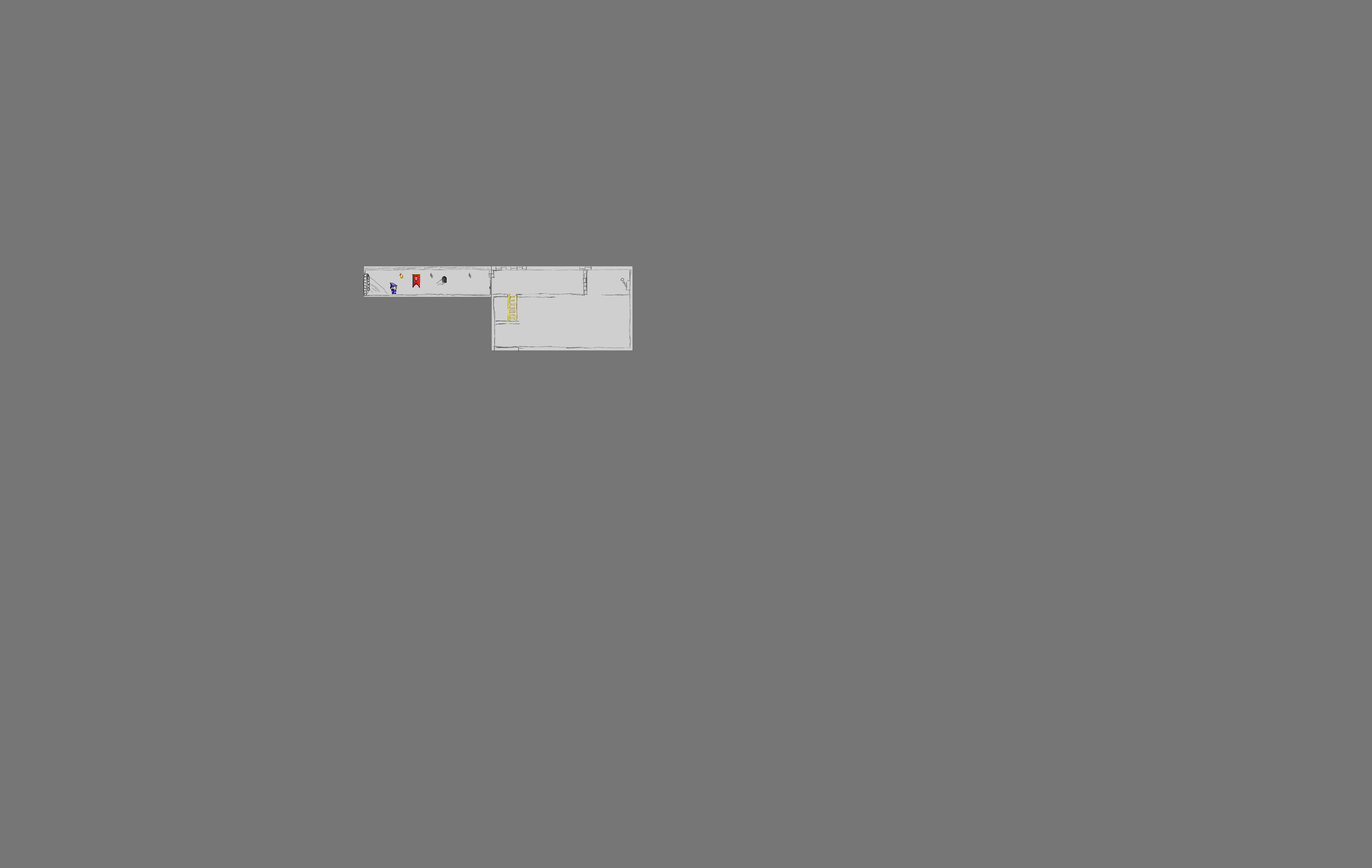
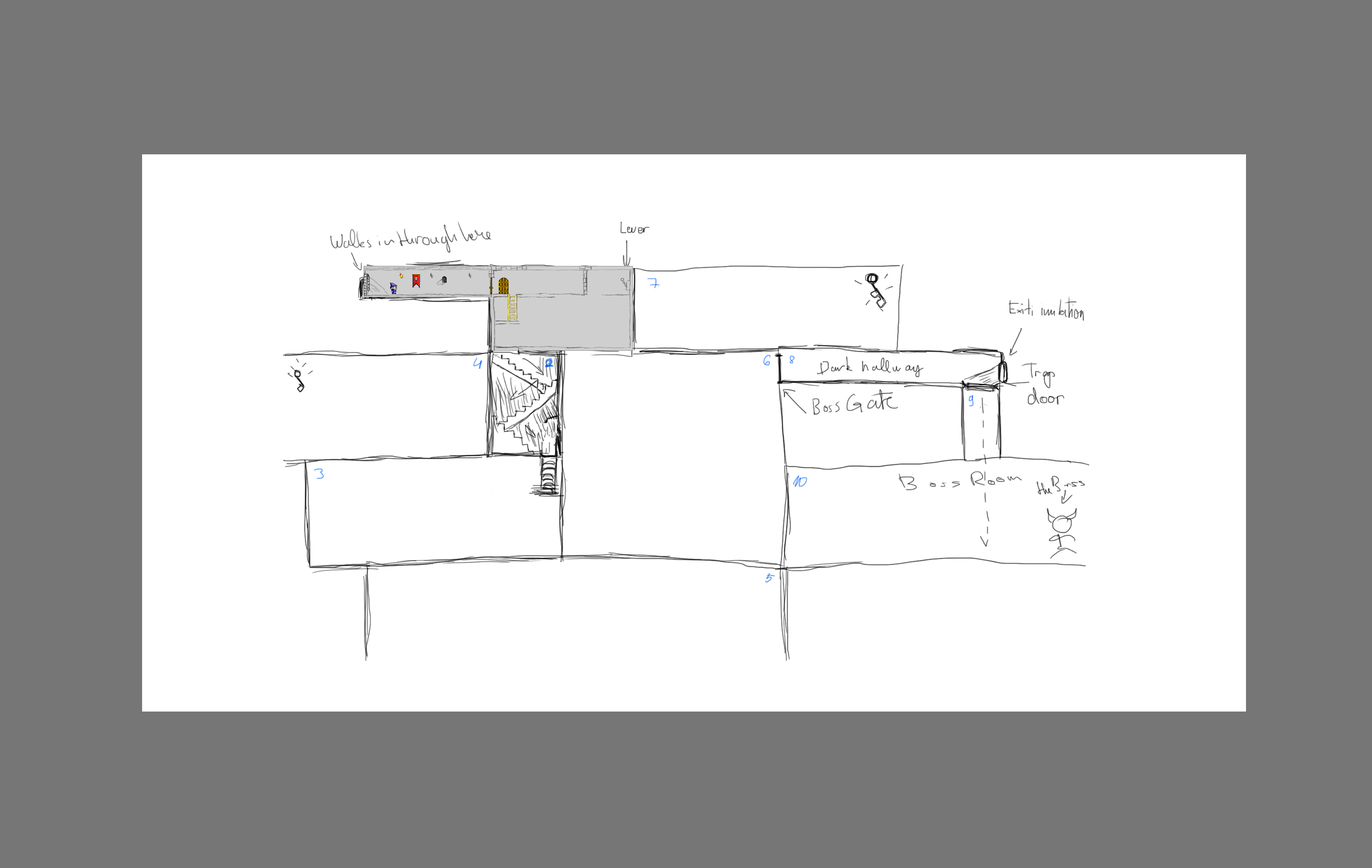
Before/after of a w=1372, h=868 layered artwork. What changed in the layer stack:
added group "Doors" with 5 layers above "Windows" over left=489, top=277, right=509, bottom=305
added group "wooden doors" with 4 layers in group "Doors" over left=489, top=277, right=509, bottom=305
added layer "wooden door opened" in group "wooden doors" over left=498, top=277, right=509, bottom=295
added layer "wooden door closed" in group "wooden doors" over left=489, top=277, right=494, bottom=295
showed "map" over left=282, top=220, right=1090, bottom=661
showed "white bg" over left=142, top=154, right=1247, bottom=712
